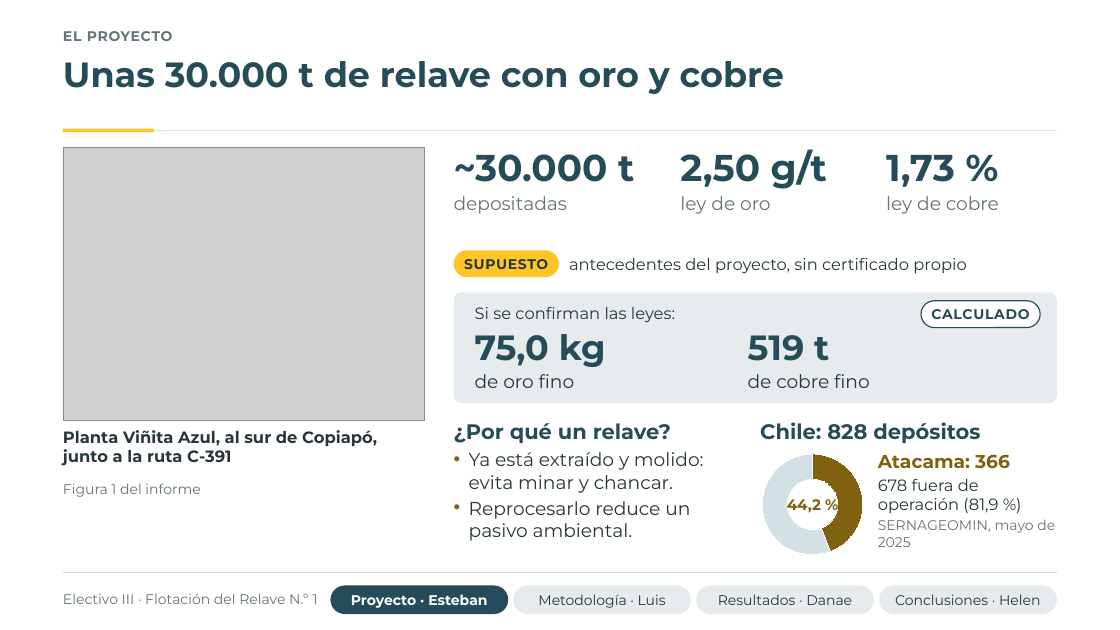
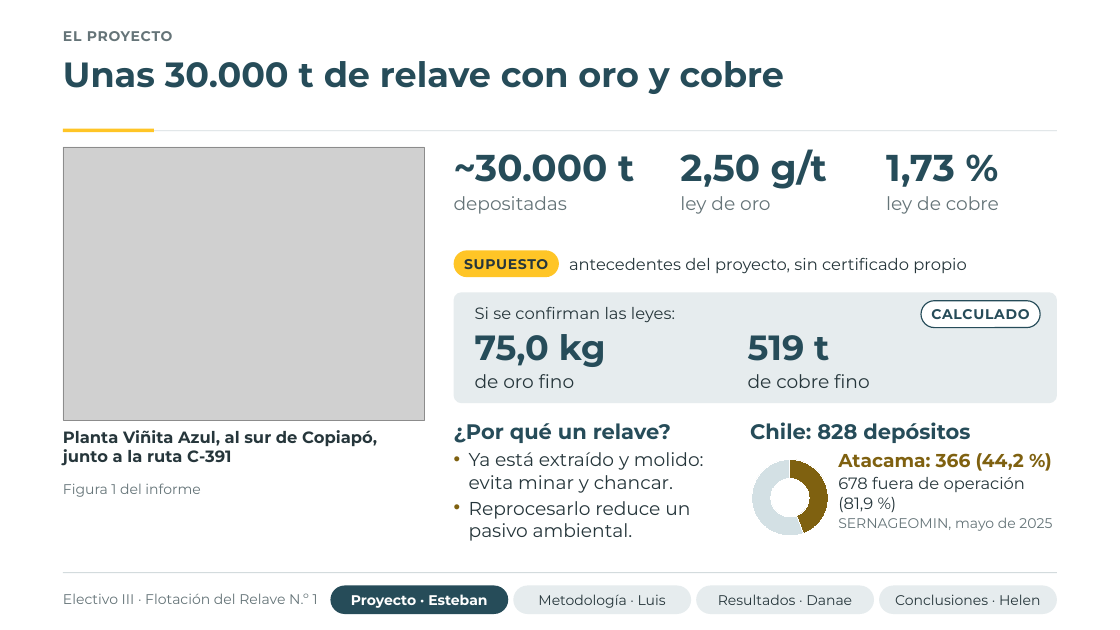
Before and after one commit to flakoks/juego-amigo-secreto, a slide deck: slide 3 of presentacion-tesis/presentacion_flotacion_relave.pptx. Drawn at 1120x630 pixels with LibreOffice and Linux fonts; fonts in the diff are those of the drawing; grey boxes stand for pictures; background and template pictures are left out. Boxes give left, top, right and bottom in pixels: in the first picture for what was removed or moved away, otherwise in the second. Text is boxed around its words. In the diff, an @@ line names an element or a change of style, - is before the commit and + after.

```diff
--- a/presentacion-tesis/presentacion_flotacion_relave.pptx
+++ b/presentacion-tesis/presentacion_flotacion_relave.pptx
@@ text "Chile: 828 depósitos": place and size @@
-text "Chile: 828 depósitos" at [760,422,980,443]
+text "Chile: 828 depósitos" at [750,422,970,443]
@@ text "Atacama: 366 (44,2 %)": place and size @@
-text "Atacama: 366 (44,2 %)" at [878,454,1055,547]
+text "Atacama: 366 (44,2 %)" at [838,453,1052,531]
@@ doughnut chart: place and size @@
-doughnut chart at [760,452,865,557]
+doughnut chart at [750,458,830,538]
@@ text at [838,453,1024,471]: text changed @@
-Atacama: 366
+Atacama: 366 (44,2 %)
@@ text removed at [787,496,821,515] @@
-44,2 %
```
Also in this commit, not shown: 1 other slide changed.
